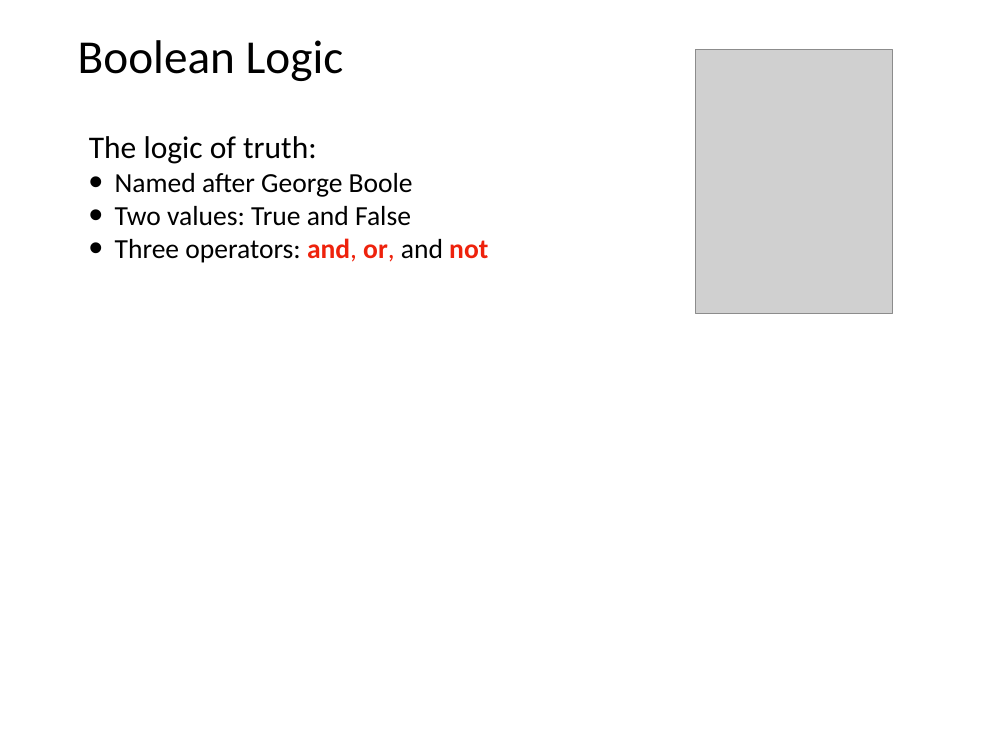
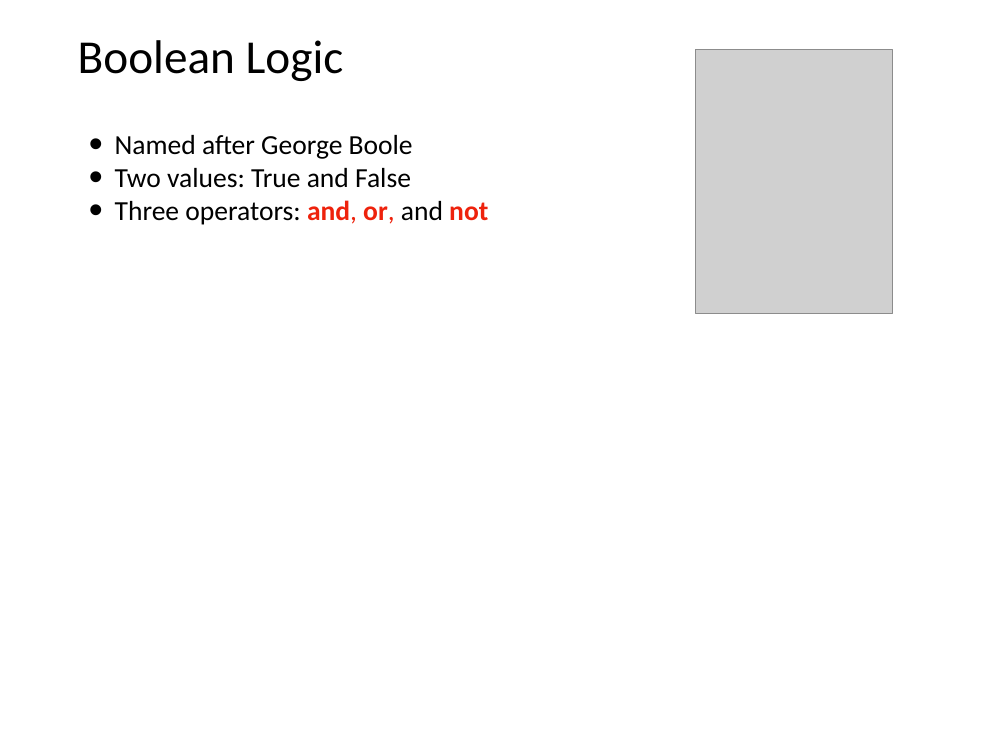
Before and after one commit to tylerharter/caraza-harter-com, a slide deck: slide 41 of tyler/meena/cs220/s22/materials/lecture_ppts/lec_03_S22.ppt. Drawn at 1008x756 pixels with LibreOffice and Linux fonts; fonts in the diff are those of the drawing; grey boxes stand for pictures. Boxes give left, top, right and bottom in pixels: in the first picture for what was removed or moved away, otherwise in the second. Text is boxed around its words. In the diff, an @@ line names an element or a change of style, - is before the commit and + after.

Commit message:
made small changes to slides 17, 18, 41

```diff
--- a/tyler/meena/cs220/s22/materials/lecture_ppts/lec_03_S22.ppt
+++ b/tyler/meena/cs220/s22/materials/lecture_ppts/lec_03_S22.ppt
@@ text at box(89, 136, 317, 164): paragraph removed @@
-The logic of truth:
```
Also in this commit, not shown: 2 other slides changed.
